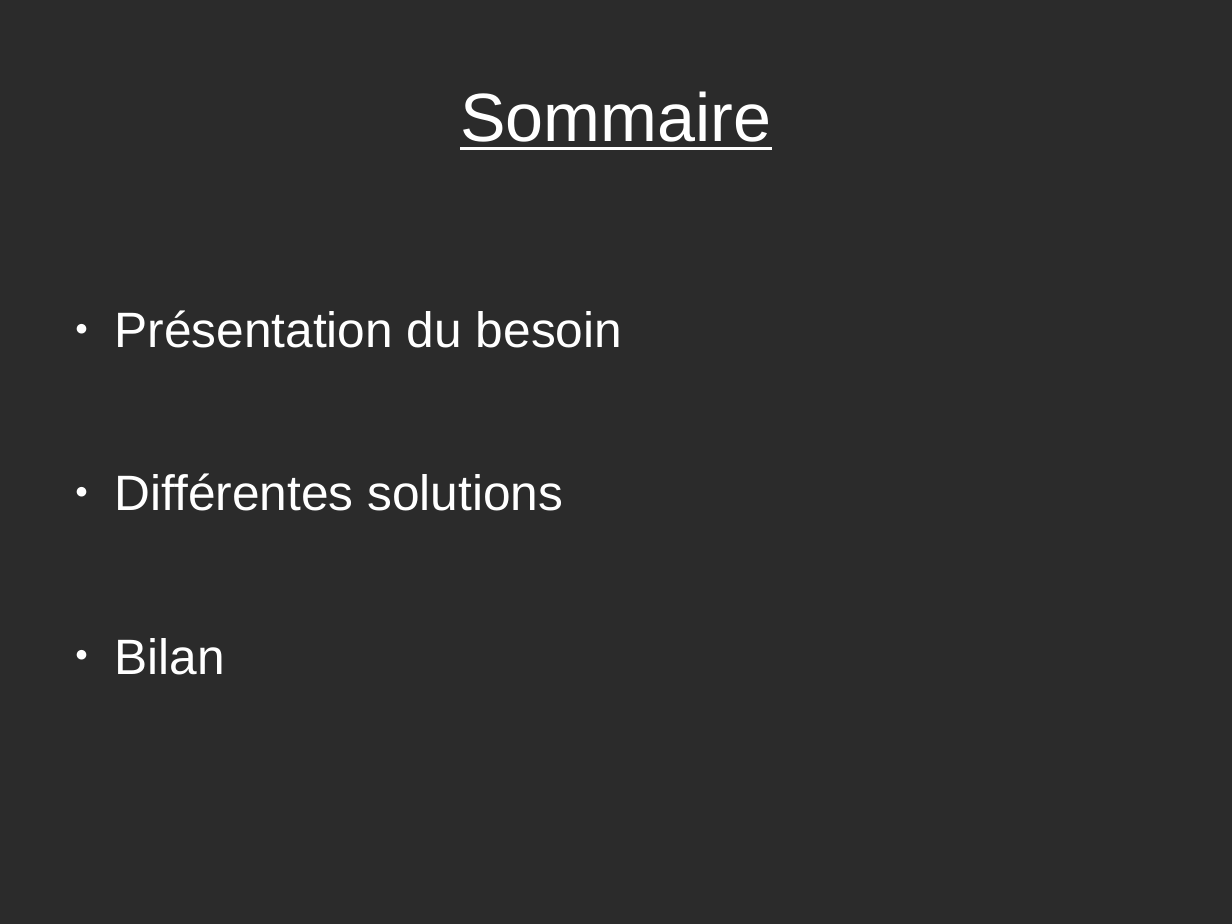
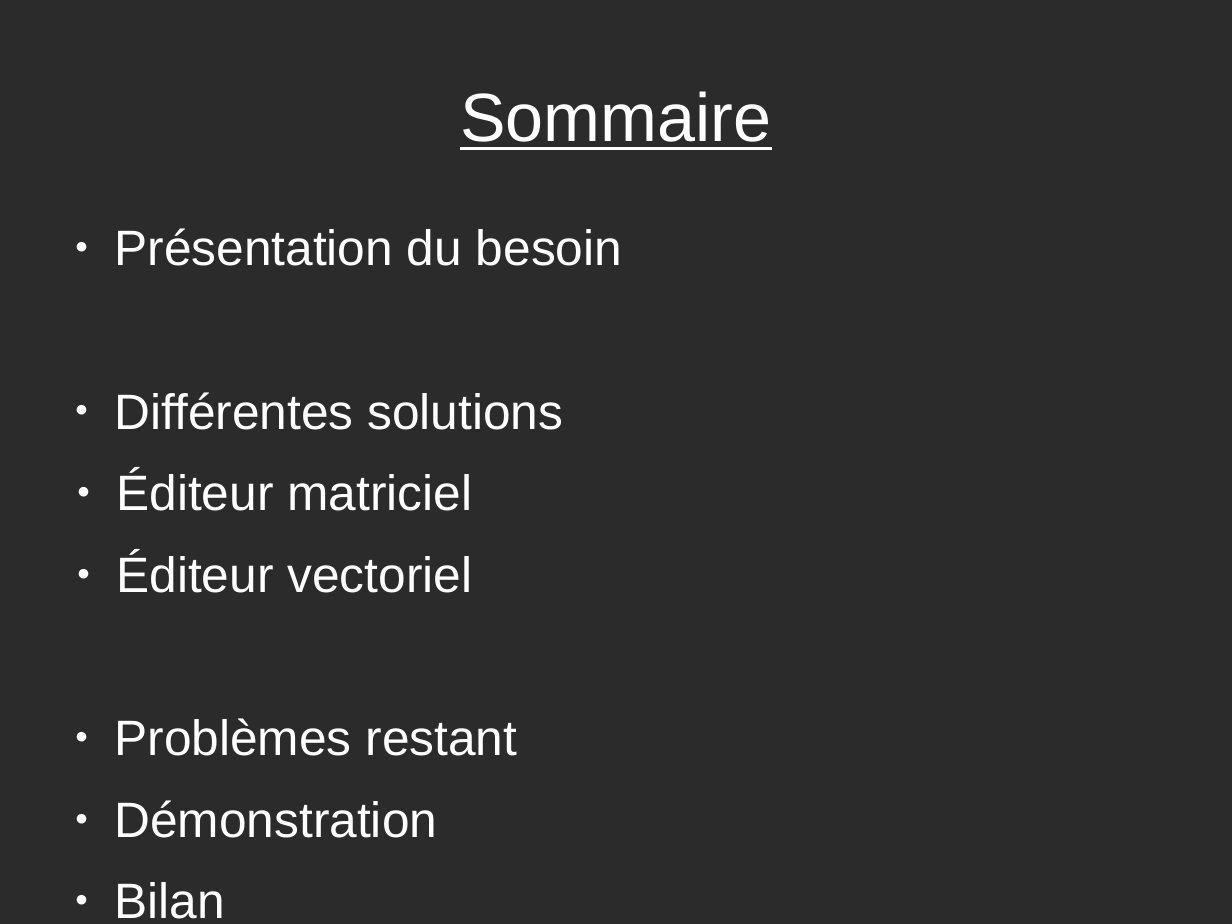
Before and after one commit to VisiteVirtuelle/-diteur-de-maison, a slide deck: slide 2 of Pour présentation/_Diapo de Projet.odp. Drawn at 1232x924 pixels with LibreOffice and Linux fonts; fonts in the diff are those of the drawing; background and template pictures are left out; a plain dark background stands for a picture behind light text. Boxes give left, top, right and bottom in pixels: in the first picture for what was removed or moved away, otherwise in the second. Text is boxed around its words. In the diff, an @@ line names an element or a change of style, - is before the commit and + after.

```diff
--- a/Pour présentation/_Diapo de Projet.odp
+++ b/Pour présentation/_Diapo de Projet.odp
@@ text at box(114, 471, 517, 838): paragraphs added @@
+● Éditeur matriciel
+● Éditeur vectoriel
+● Problèmes restant
+● Démonstration
```
Also in this commit, not shown: 7 other slides changed, 4 slides added, 2 slides removed, 1 other file.
